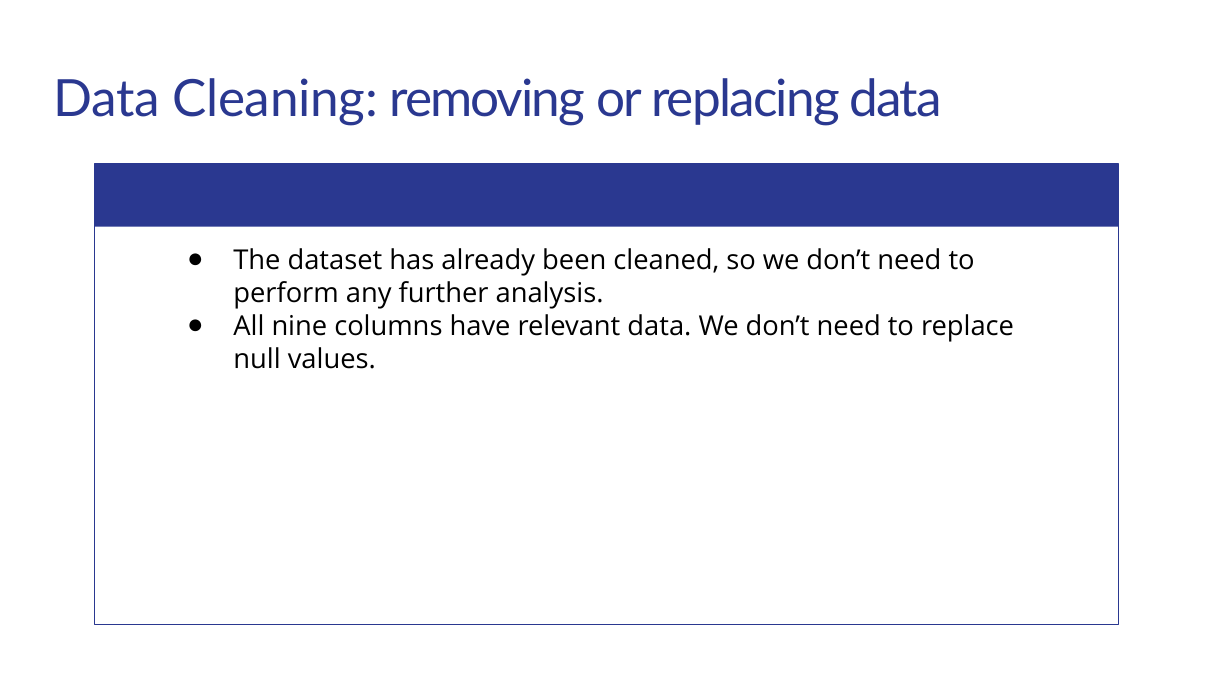
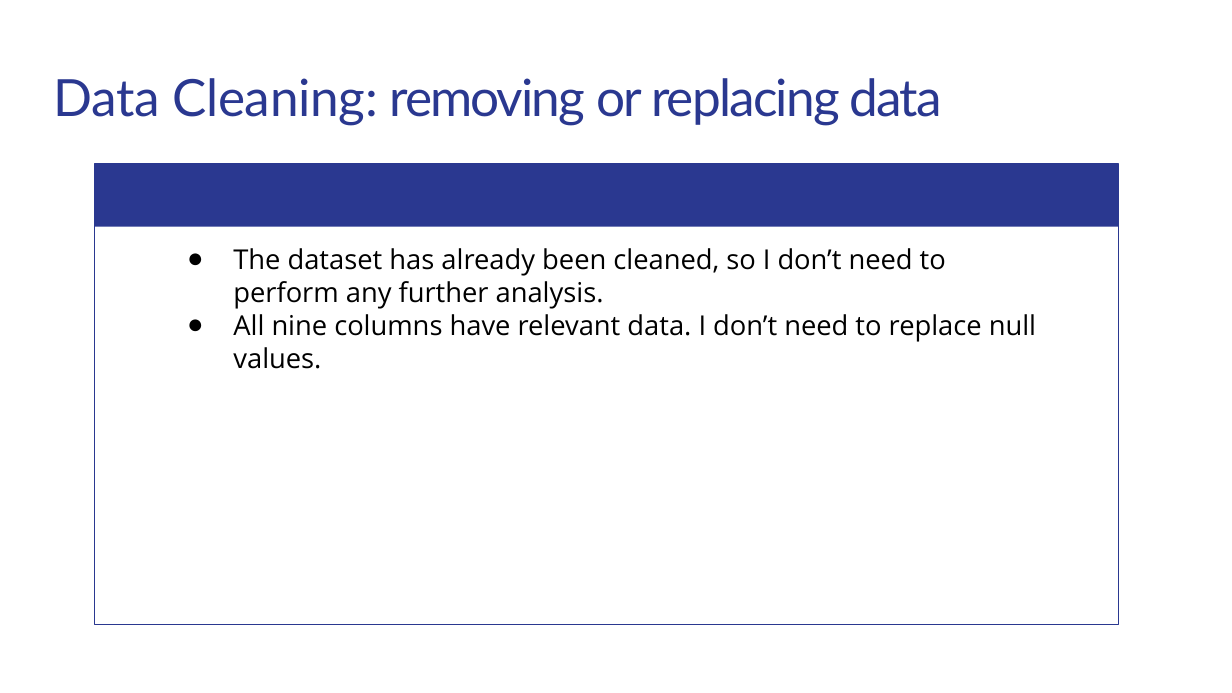
Before and after one commit to matthewshawnkehoe/Data-Science-Projects, a slide deck: slide 8 of Capstone Projects/Capstone_Three_Unsupervised_ML/Classifying_Mall_Customers.pptx. Drawn at 1232x693 pixels with LibreOffice and Linux fonts; fonts in the diff are those of the drawing. Boxes give left, top, right and bottom in pixels: in the first picture for what was removed or moved away, otherwise in the second. Text is boxed around its words. In the diff, an @@ line names an element or a change of style, - is before the commit and + after.

Commit message:
Updated mall customer analysis

```diff
--- a/Capstone Projects/Capstone_Three_Unsupervised_ML/Classifying_Mall_Customers.pptx
+++ b/Capstone Projects/Capstone_Three_Unsupervised_ML/Classifying_Mall_Customers.pptx
@@ text at (x1=233, y1=248, x2=1036, y2=369): text changed @@
-● The dataset has already been cleaned, so we don’t need to perform any further analysis.
-● All nine columns have relevant data. We don’t need to replace null values.
+● The dataset has already been cleaned, so I don’t need to perform any further analysis.
+● All nine columns have relevant data. I don’t need to replace null values.
```
Also in this commit, not shown: 8 other slides changed, 2 slides added.
